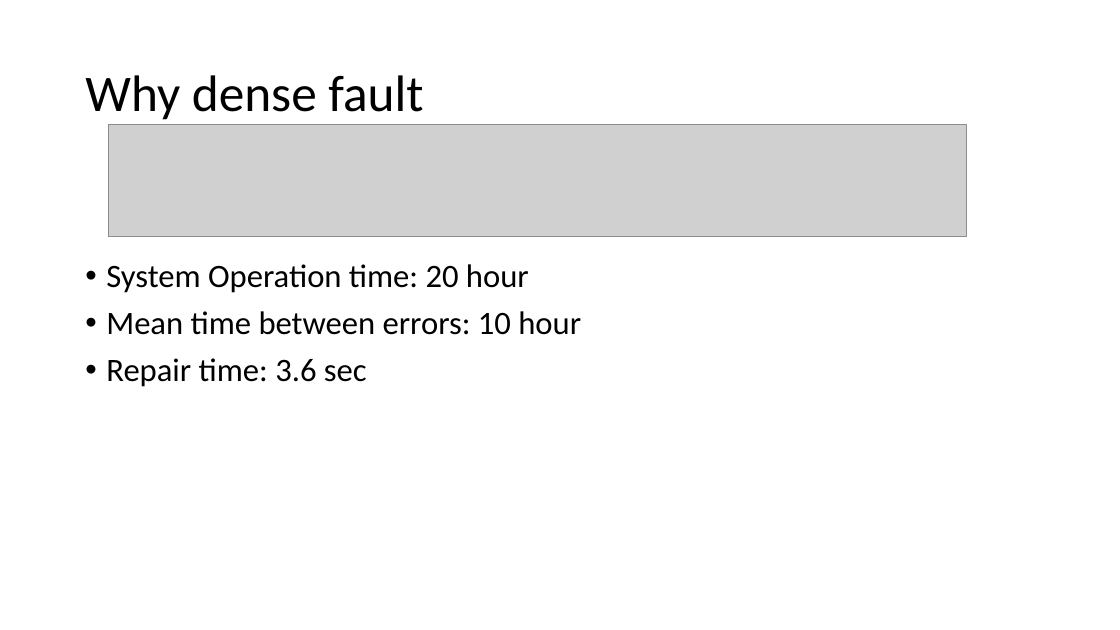
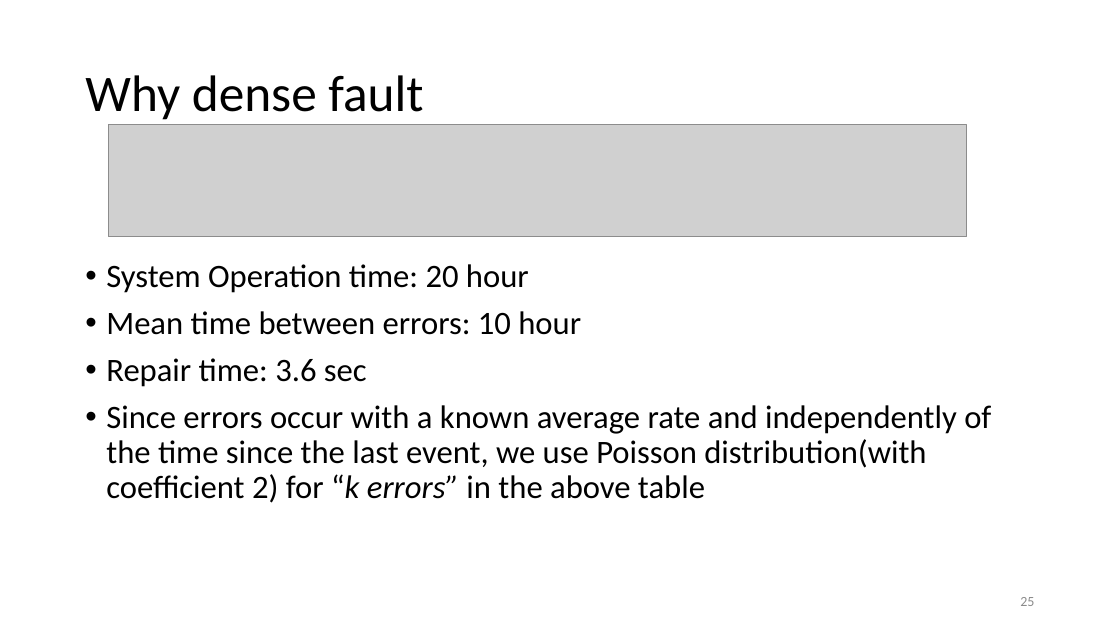
Before and after one commit to yyergg/graduate, a slide deck: slide 25 of def.pptx (slide 6 before the commit). Drawn at 1120x630 pixels with LibreOffice and Linux fonts; fonts in the diff are those of the drawing; grey boxes stand for pictures. Boxes give left, top, right and bottom in pixels: in the first picture for what was removed or moved away, otherwise in the second. Text is boxed around its words. In the diff, an @@ line names an element or a change of style, - is before the commit and + after.

```diff
--- a/def.pptx
+++ b/def.pptx
@@ text at [106,405,991,503]: paragraph added @@
+• Since errors occur with a known average rate and independently of the time since the last event, we use Poisson distribution(with coefficient 2) for “k errors” in the above table
@@ page number added at [1020,597,1034,606], 12 pt, text #8C8C8C @@
+25
```
Also in this commit, not shown: 35 other slides changed, 4 slides added, 4 slides removed.
